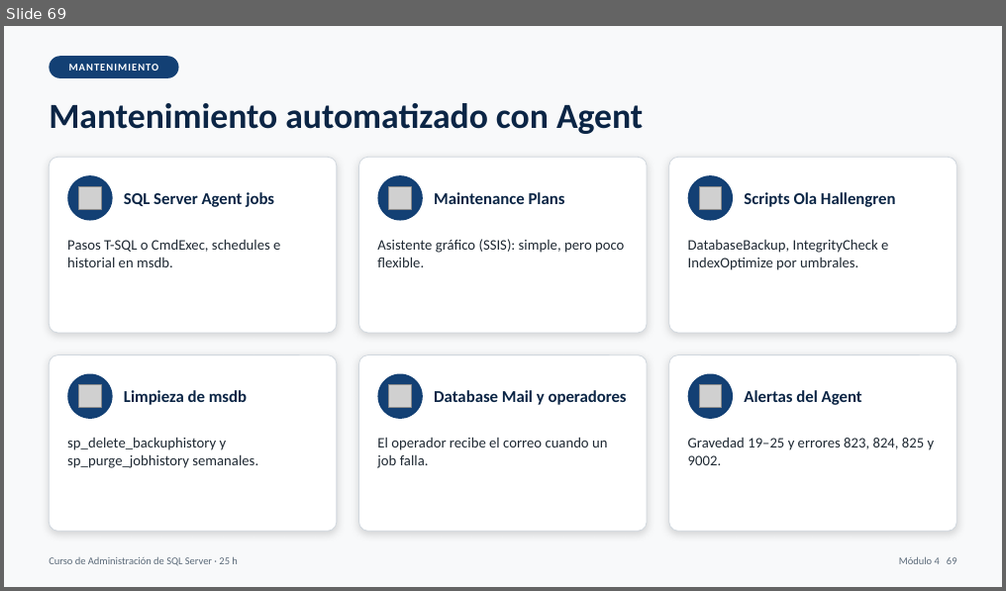
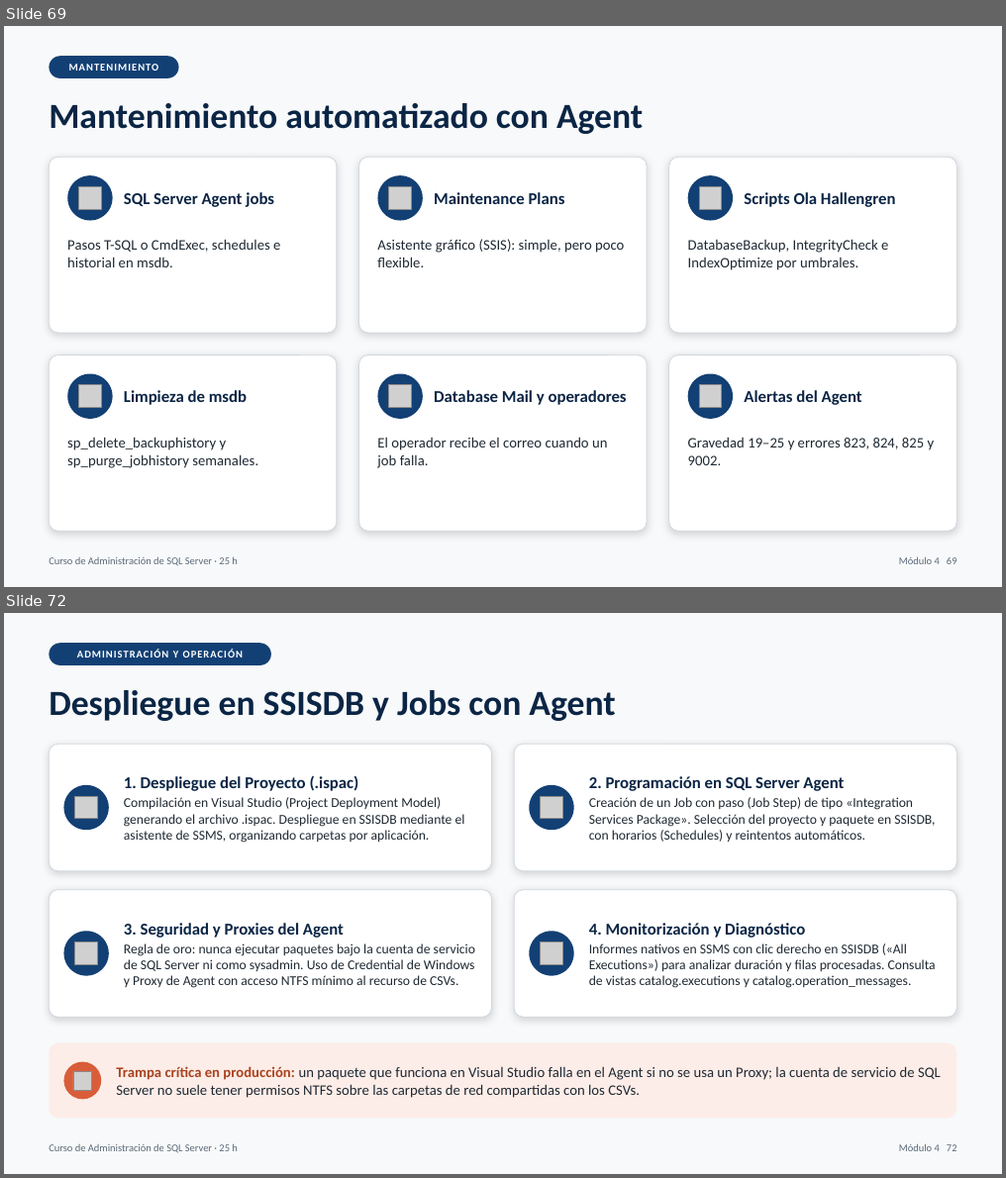
Before and after one commit to masalinas/training-sqlserver, a slide deck: curso_sql_server_dba_25h.pptx. Shown one above the other, each under a label of ours: slide 69 before the commit, slides 69 and 72 after it; the slides between them are not shown. The pictures are 1006x591 and 1006x1178 pixels, drawn with LibreOffice and Linux fonts; fonts in the diff are those of the drawing; grey boxes stand for pictures. Boxes give left, top, right and bottom in pixels: in the first picture for what was removed or moved away, otherwise in the second. Text is boxed around its words. In the diff, an @@ line names an element or a change of style, - is before the commit and + after.

```diff
--- a/curso_sql_server_dba_25h.pptx
+++ b/curso_sql_server_dba_25h.pptx
@@ slide 72 added at box(4, 613, 1002, 1174), background #F8F9FA @@
@@ rounded rectangle added at box(49, 643, 271, 665), fill #134074, 10 pt, text #FFFFFF, bold @@
+ADMINISTRACIÓN Y OPERACIÓN
@@ text added at box(49, 690, 615, 721), 34 pt, text #0B2545, bold @@
+Despliegue en SSISDB y Jobs con Agent
@@ rounded rectangle added at box(49, 744, 492, 871), fill #FFFFFF, outline #D0D7DE 0.75 pt @@
@@ rounded rectangle added at box(515, 744, 957, 871), fill #FFFFFF, outline #D0D7DE 0.75 pt @@
@@ ellipse added at box(63, 785, 109, 830), fill #134074 @@
@@ text added at box(124, 775, 465, 843), 13 pt, text #1F2933 @@
+1. Despliegue del Proyecto (.ispac)
+Compilación en Visual Studio (Project Deployment Model) generando el archivo .ispac. Despliegue en SSISDB mediante el asistente de SSMS, organizando carpetas por aplicación.
@@ ellipse added at box(529, 785, 573, 830), fill #134074 @@
@@ text added at box(589, 776, 935, 842), 13 pt, text #1F2933 @@
+2. Programación en SQL Server Agent
+Creación de un Job con paso (Job Step) de tipo «Integration Services Package». Selección del proyecto y paquete en SSISDB, con horarios (Schedules) y reintentos automáticos.
@@ picture added at box(75, 796, 98, 819) @@
@@ picture added at box(541, 796, 563, 819) @@
@@ rounded rectangle added at box(49, 890, 492, 1017), fill #FFFFFF, outline #D0D7DE 0.75 pt @@
@@ rounded rectangle added at box(515, 890, 957, 1017), fill #FFFFFF, outline #D0D7DE 0.75 pt @@
@@ ellipse added at box(63, 931, 109, 976), fill #134074 @@
@@ text added at box(124, 923, 475, 988), 13 pt, text #1F2933 @@
+3. Seguridad y Proxies del Agent
+Regla de oro: nunca ejecutar paquetes bajo la cuenta de servicio de SQL Server ni como sysadmin. Uso de Credential de Windows y Proxy de Agent con acceso NTFS mínimo al recurso de CSVs.
@@ ellipse added at box(529, 931, 573, 976), fill #134074 @@
@@ text added at box(589, 923, 936, 988), 13 pt, text #1F2933 @@
+4. Monitorización y Diagnóstico
+Informes nativos en SSMS con clic derecho en SSISDB («All Executions») para analizar duración y filas procesadas. Consulta de vistas catalog.executions y catalog.operation_messages.
@@ picture added at box(75, 943, 98, 964) @@
@@ picture added at box(541, 943, 563, 964) @@
@@ rounded rectangle added at box(49, 1044, 957, 1118), fill #FDEDE8 @@
@@ ellipse added at box(63, 1062, 101, 1100), fill #D95D39 @@
@@ picture added at box(73, 1071, 92, 1090) @@
@@ text added at box(116, 1066, 941, 1098), 14 pt, text #1F2933 @@
+Trampa crítica en producción: un paquete que funciona en Visual Studio falla en el Agent si no se usa un Proxy; la cuenta de servicio de SQL Server no suele tener permisos NTFS sobre las carpetas de red compartidas con los CSVs.
@@ text added at box(49, 1144, 238, 1154), 10 pt, text #5C6B7A @@
+Curso de Administración de SQL Server · 25 h
@@ text added at box(899, 1144, 957, 1152), 10 pt, text #5C6B7A @@
+Módulo 4 72
```
Also in this commit, not shown: 9 slides changed, 2 other slides added, 12 other files.
